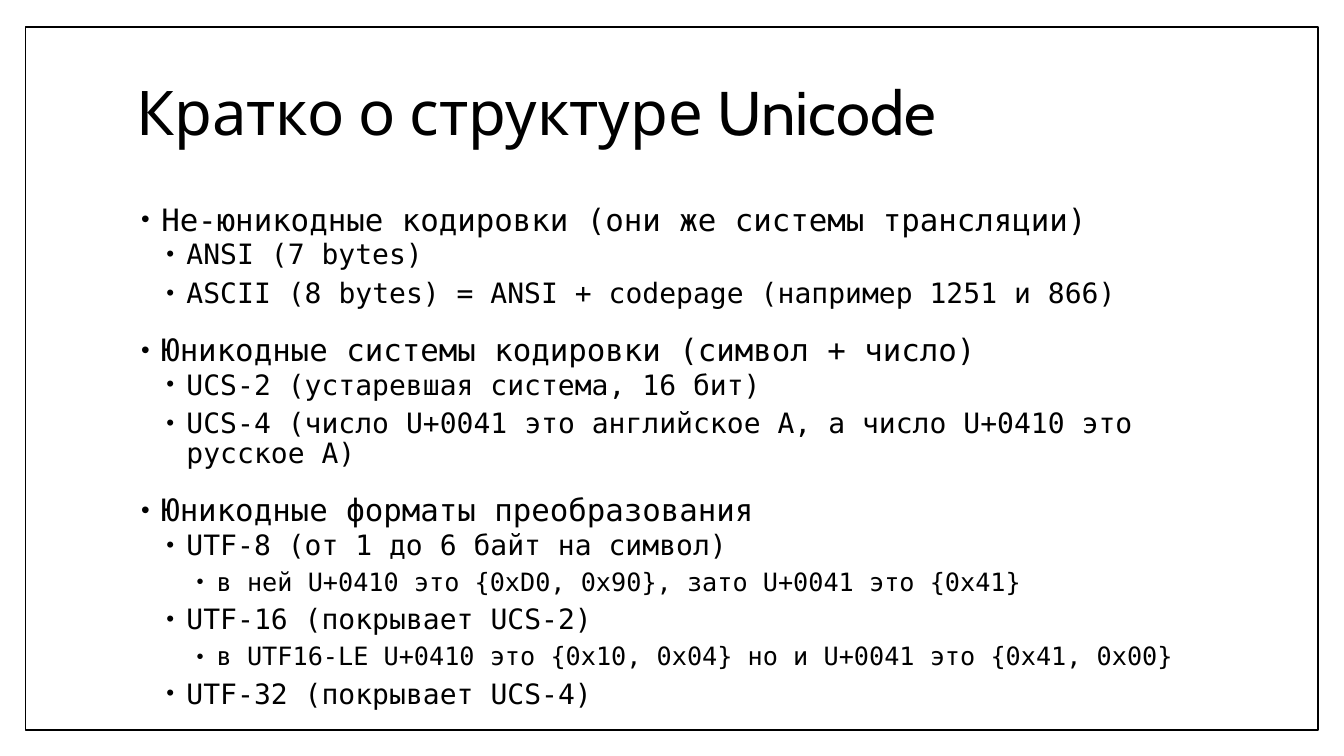
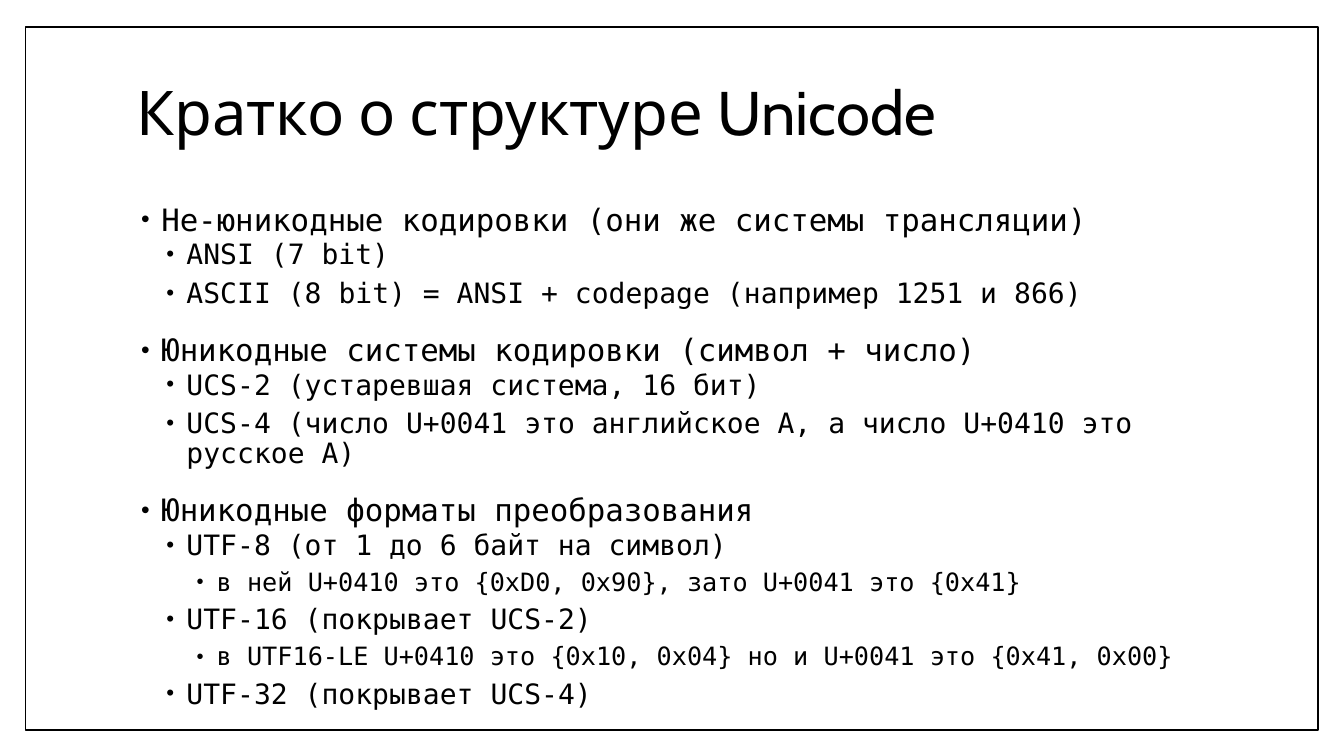
Before and after one commit to MIPT-ILab/cpp-lects-rus, a slide deck: slide 59 of slides/lec2-5-iostreams-locales.pptx (slide 63 before the commit). Drawn at 1344x756 pixels with LibreOffice and Linux fonts; fonts in the diff are those of the drawing. Boxes give left, top, right and bottom in pixels: in the first picture for what was removed or moved away, otherwise in the second. Text is boxed around its words. In the diff, an @@ line names an element or a change of style, - is before the commit and + after.

```diff
--- a/slides/lec2-5-iostreams-locales.pptx
+++ b/slides/lec2-5-iostreams-locales.pptx
@@ text at (186,242,1081,309): text changed @@
-  • ANSI (7 bytes)
-  • ASCII (8 bytes) = ANSI + codepage (например 1251 и 866)
+  • ANSI (7 bit)
+  • ASCII (8 bit) = ANSI + codepage (например 1251 и 866)
```
Also in this commit, not shown: 12 other slides changed, 16 slides added, 6 slides removed, 5 other files.
